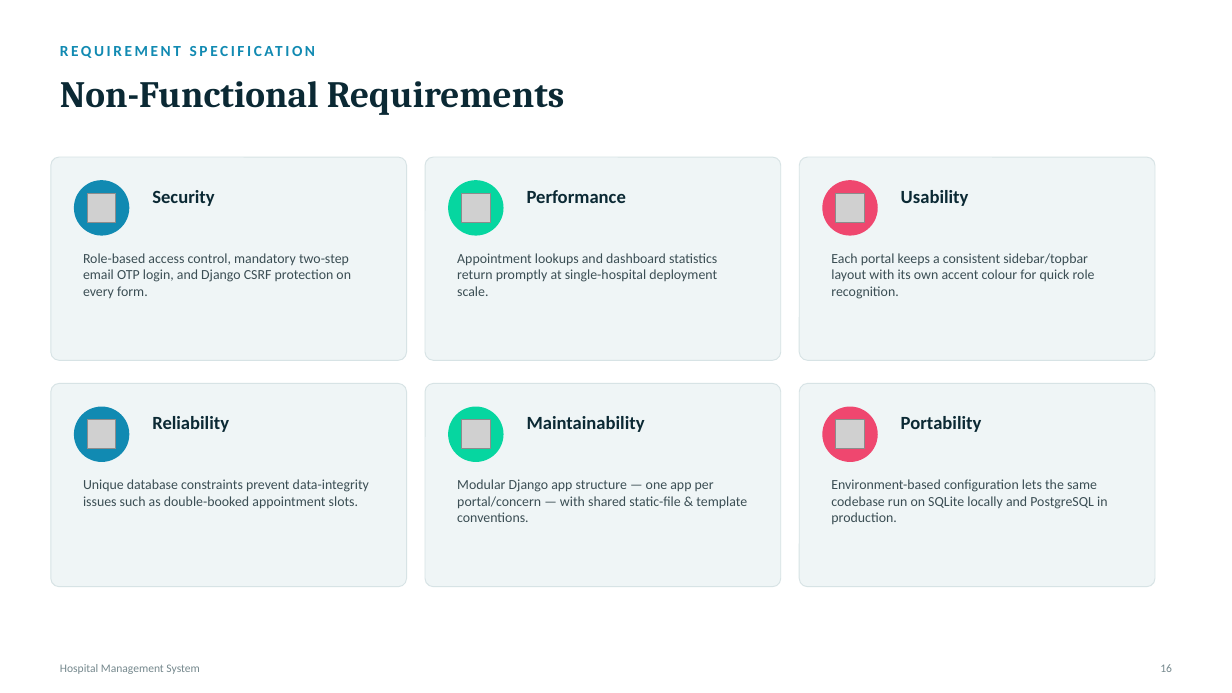
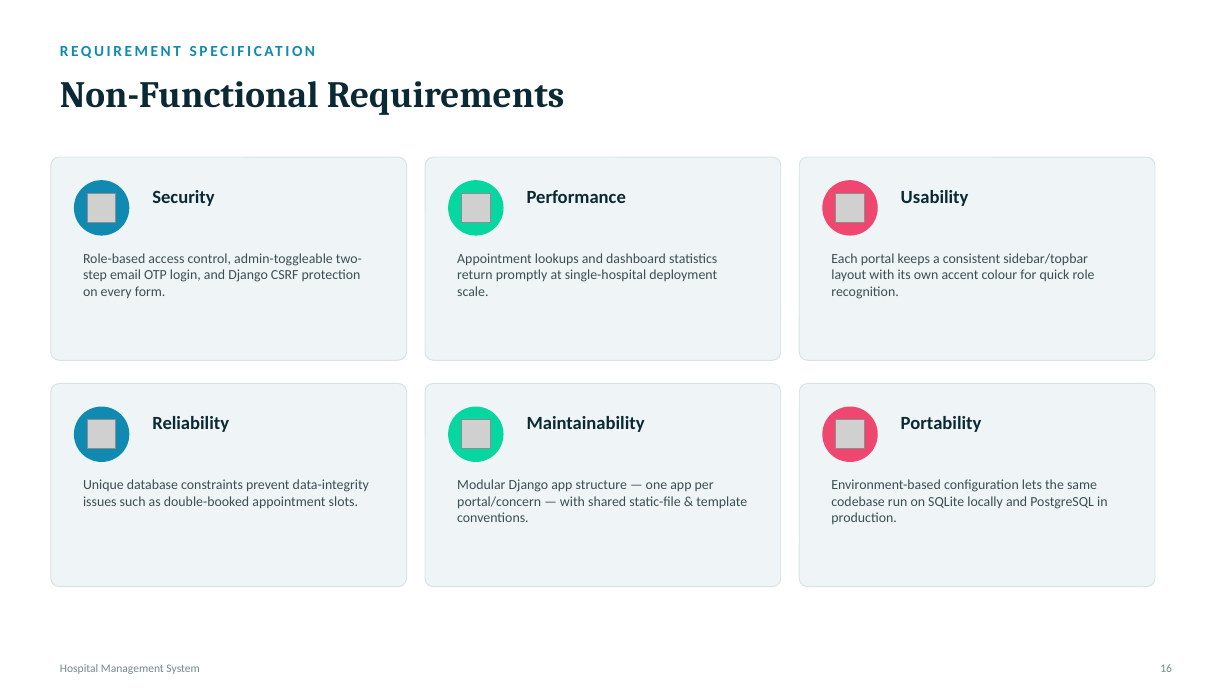
Before and after one commit to lakshitbuilds/Hospital-Management-System, a slide deck: slide 17 of HMS_Project_Presentation.pptx. Drawn at 1232x693 pixels with LibreOffice and Linux fonts; fonts in the diff are those of the drawing; grey boxes stand for pictures. Boxes give left, top, right and bottom in pixels: in the first picture for what was removed or moved away, otherwise in the second. Text is boxed around its words. In the diff, an @@ line names an element or a change of style, - is before the commit and + after.

```diff
--- a/HMS_Project_Presentation.pptx
+++ b/HMS_Project_Presentation.pptx
@@ text at (83, 253, 362, 298): text changed @@
-Role-based access control, mandatory two-step email OTP login, and Django CSRF protection on every form.
+Role-based access control, admin-toggleable two-step email OTP login, and Django CSRF protection on every form.
```
Also in this commit, not shown: 15 other slides changed, 1 slide added, 5 other files.
